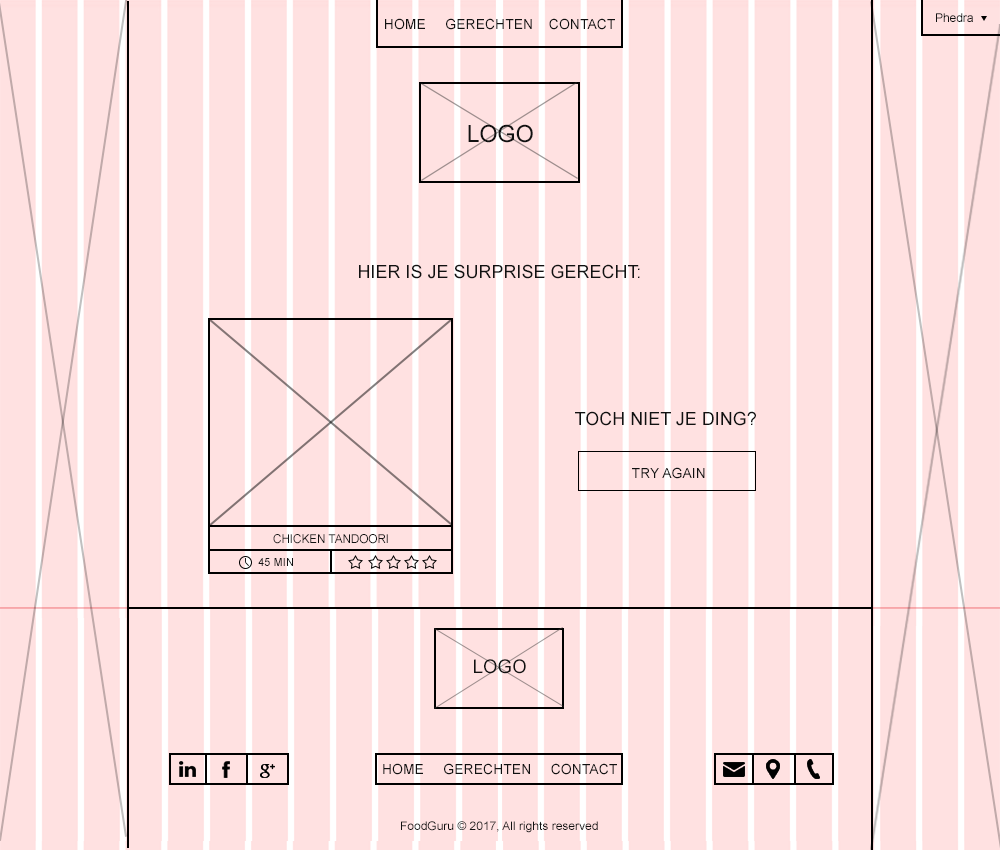
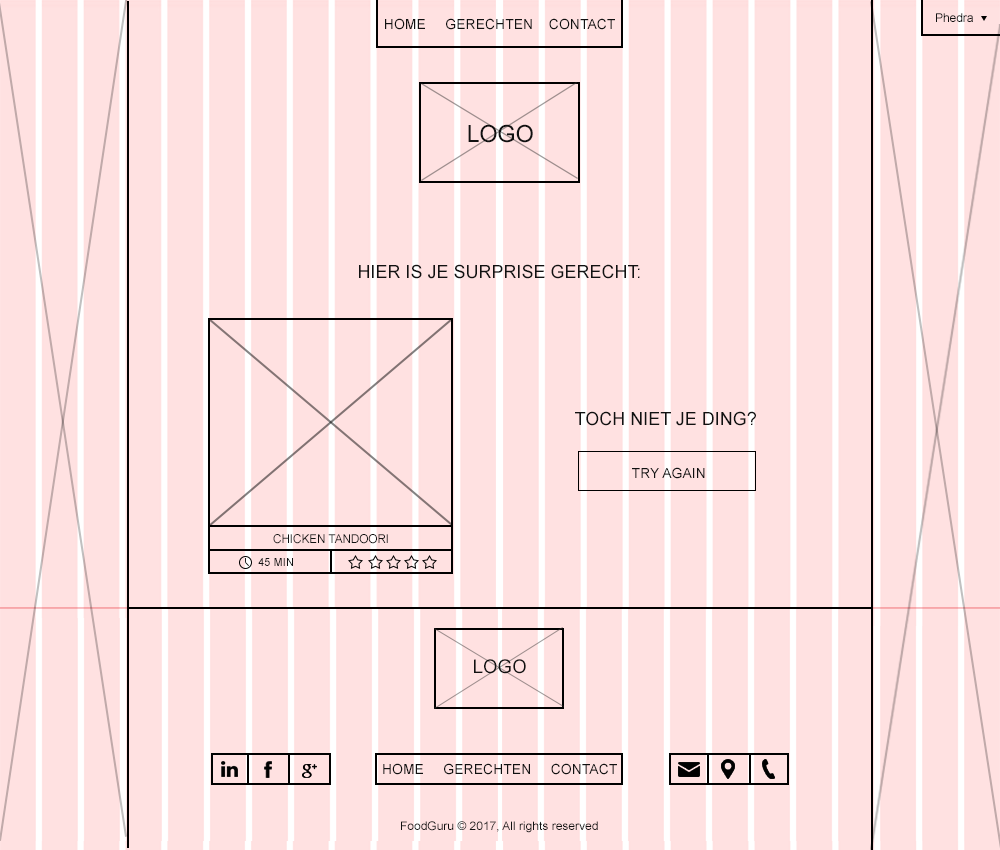
The second 1000×850 image is a revision of the first. Changes to its layers:
added layer "Laag 6" above "Footer" over [169,753,834,785]
